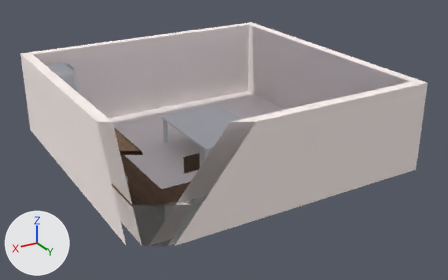
A saved change to the Blender file 03-Scenes/raum.blend.
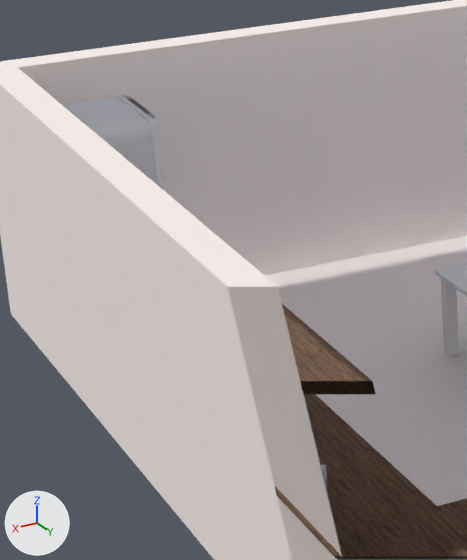
There are two pictures of each version: one whole from a camera (50 mm lens) standing at (39.9, 69.4, 36.0) and looking at (-1.0, 1.3, 1.9), one close up on the part from 6% to 38% of the width and 12% to 74% of the height. Every picture has the same lights, and +X, +Y and +Z are marked at lower left. Everything nearer to the camera than a plane just in front of the edit is cut away.
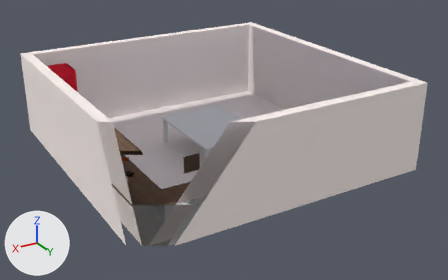
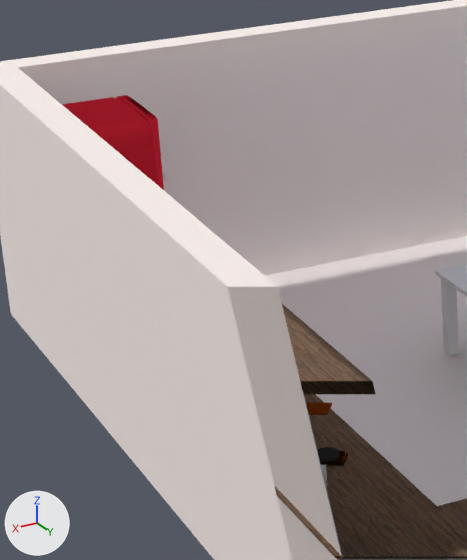
Where the change shows, as pixel boxes [x1, y1, x2, y2] in the close-ups (467 x 560 px):
'kuelschrank', recoloured (white to red)
    both: [62, 95, 167, 193]
'Kaffeemaschine.001', added
    after: [306, 402, 348, 465]
part 1 of me_cube_014, recoloured (white to red)
    both: [62, 95, 164, 190]

What changed in the scene script:
```text
Change mat_material_034:
    mat_material_034.base_color: (0.8, 0.8, 0.8) -> (0.0272, 0.00817, 0.0)  # white #e7e7e7 -> brown #2e1600
Add mat_metall_1:
    mat_metall_1 = bpy.data.materials.new('metall')
    mat_metall_1.use_nodes = True; mat_metall_1.node_tree.nodes.clear()
    _N = mat_metall_1.node_tree.nodes; _L = mat_metall_1.node_tree.links
    n0 = _N.new('ShaderNodeOutputMaterial'); n0.name = 'Material Output'
    n1 = _N.new('ShaderNodeBsdfAnisotropic'); n1.name = 'Glossy BSDF'
    n1.distribution = 'GGX'
    n1.inputs[1].default_value = 0.316  # 'Roughness'
    _L.new(n1.outputs[0], n0.inputs[0])  # 'BSDF' to 'Surface'
Add mat_red:
    mat_red = diffuse_material('red')
    mat_red.base_color = (0.8, 0.0234, 0.0451)  # red #e72a3c
Change me_cube_014:
    used by ob_kühlschrank; location = (0.0, 0.0, 2.752); scale = (1.47, 1.0, 3.19)
    remove me_cube_014.from_pydata(...)  # 337 vertices, 313 faces, 9 loose edges; spans x -1.73..0.05, y -1.57..0.7, z -2.06..1.43
    add me_cube_014.from_pydata(...)  # 396 vertices, 373 faces, 9 loose edges; spans x -1.73..0.05, y -1.57..1.63, z -2.06..1.43
    me_cube_014 part 1: 290 faces spanning x -1.73..0.05, y -1.57..0.7, z -2.06..1.43 switch from mat_material_034 (white #e7e7e7) to mat_red (red #e72a3c)
    add me_cube_014.materials.append(mat_metall_1)
Add col_kaffeemaschine_001:
    col_kaffeemaschine_001 = bpy.data.collections.new('Kaffeemaschine.001')
    col_kaffeemaschine_001.objects.link(ob_knopf_3)
    col_kaffeemaschine_001.objects.link(ob_kaffeemaschine_002)
    col_kaffeemaschine_001.objects.link(ob_knopf_1)
    col_kaffeemaschine_001.objects.link(ob_knopf_2)
    col_kaffeemaschine_001.objects.link(ob_ledkaffeemaschine)
Add ob_kaffeemaschine_001:
    ob_kaffeemaschine_001 = bpy.data.objects.new('Kaffeemaschine.001', None)
    ob_kaffeemaschine_001.location = (16.57, 8.43, 4.07)
    ob_kaffeemaschine_001.rotation_euler = (0.0, 0.0, 2.56)  # degrees (0, 0, 147)
    ob_kaffeemaschine_001.instance_type = 'COLLECTION'
    ob_kaffeemaschine_001.instance_collection = col_kaffeemaschine_001
Add ob_knopf_3:
    ob_knopf_3 = bpy.data.objects.new('Knopf 3', me_cylinder_003)  # a 32-sided cylinder along z spanning x -1.0..1.0, y -1.0..1.0, z -1.0..1.0; in mat_material_037 (brown #76350f)
    ob_knopf_3.location = (0.921, 0.2, 0.06)
    ob_knopf_3.rotation_euler = (0.0, 0.663, 0.0)  # degrees (0, 38, 0)
    ob_knopf_3.scale = (0.042, 0.0415, 0.024)
Add ob_knopf_2:
    ob_knopf_2 = bpy.data.objects.new('Knopf 2', me_cylinder_005)  # a 32-sided cylinder along z spanning x -1.0..1.0, y -1.0..1.0, z -1.0..1.0; in mat_material_036 (brown #76350f)
    ob_knopf_2.location = (0.924, 0.0, 0.065)
    ob_knopf_2.rotation_euler = (0.0, 0.663, 0.0)  # degrees (0, 38, 0)
    ob_knopf_2.scale = (0.0601, 0.0601, 0.025)
Add ob_kaffeemaschine_002:
    ob_kaffeemaschine_002 = bpy.data.objects.new('Kaffeemaschine.002', me_cylinder_002)  # 272 vertices, 224 faces; spans x -2.8..1.5, y -1.0..1.0, z -2.6..25.9; in mat_material_039 (brown #883d10), mat_material_035 (black #363636), mat_material_034 (brown #2e1600)
    ob_kaffeemaschine_002.location = (0.305, 0.000627, 0.189)
    ob_kaffeemaschine_002.scale = (0.46, 0.46, 0.0703)
Add ob_ledkaffeemaschine:
    ob_ledkaffeemaschine = bpy.data.objects.new('LEDKaffeemaschine', me_cylinder_006)  # a 32-sided cylinder along z spanning x -1.0..1.0, y -1.0..1.0, z -1.0..1.0
    ob_ledkaffeemaschine.location = (0.921, 0.37, 0.06)
    ob_ledkaffeemaschine.rotation_euler = (0.0, 0.663, 0.0)  # degrees (0, 38, 0)
    ob_ledkaffeemaschine.scale = (0.0224, 0.0224, 0.0128)
Add ob_knopf_1:
    ob_knopf_1 = bpy.data.objects.new('Knopf 1', me_cylinder_004)  # a 32-sided cylinder along z spanning x -1.0..1.0, y -1.0..1.0, z -1.0..1.0; in mat_material_038 (brown #7e3810)
    ob_knopf_1.location = (0.921, -0.2, 0.06)
    ob_knopf_1.rotation_euler = (0.0, 0.663, 0.0)  # degrees (0, 38, 0)
    ob_knopf_1.scale = (0.0415, 0.0415, 0.0237)
```
